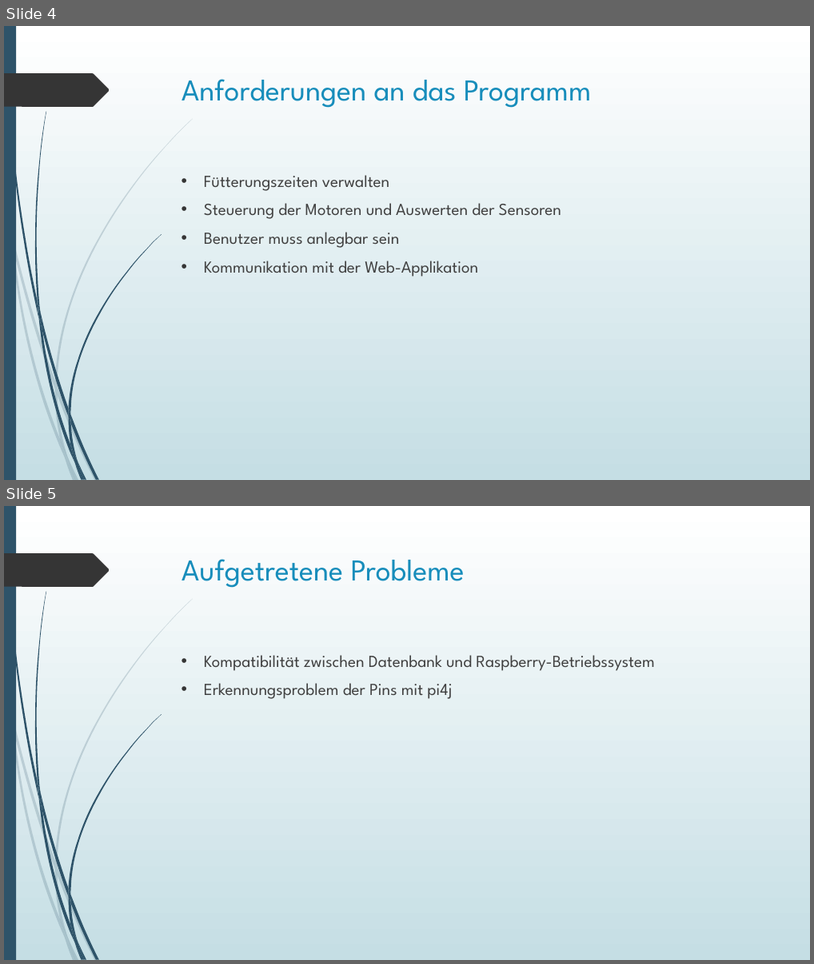
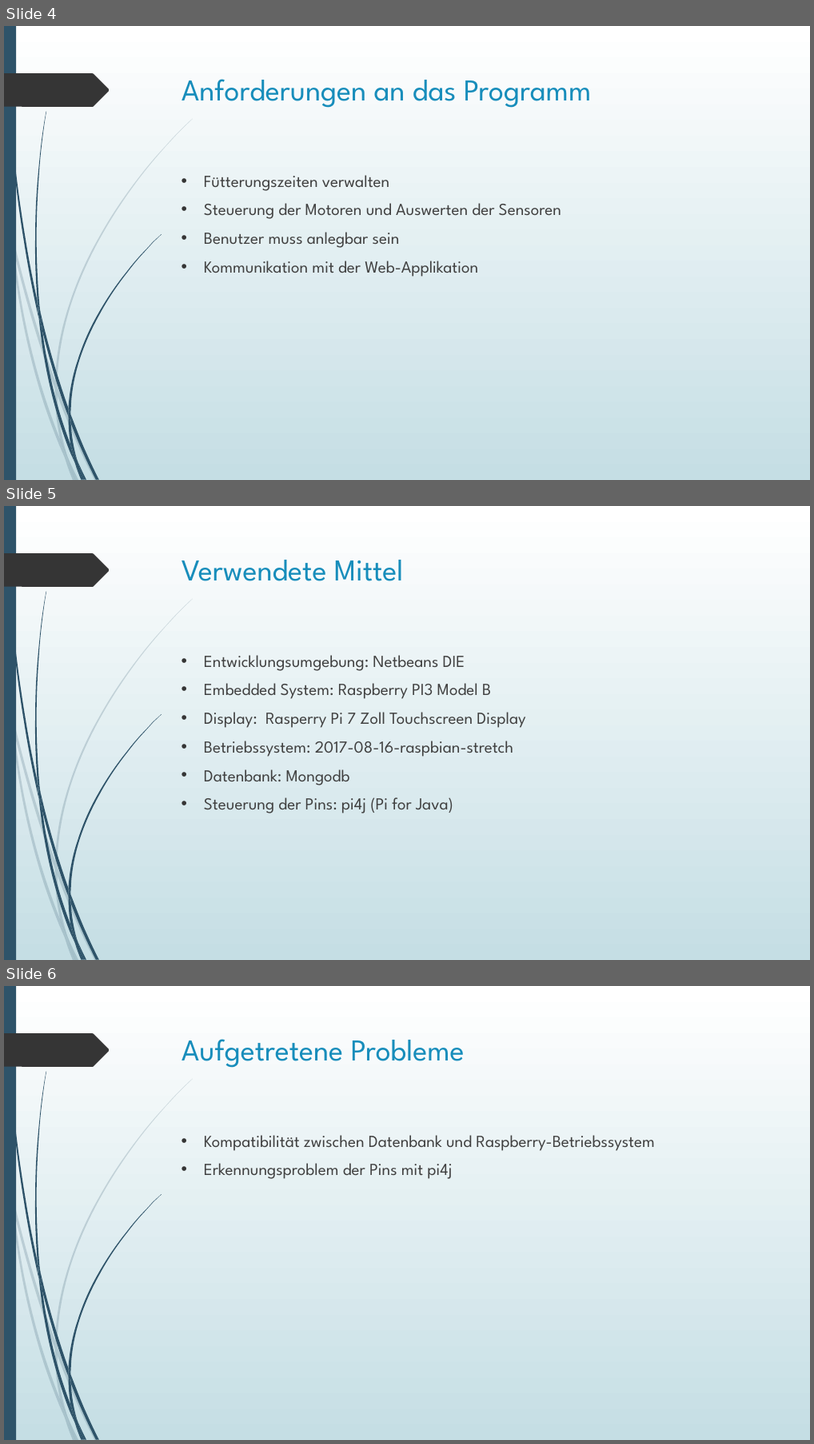
Before and after one commit to Katzenfuetterungsanlage/fuettr_prototype, a slide deck: Diplomarbeit/Powerpoint/Harrer.pptx. Shown one above the other, each under a label of ours: slides 4 and 5 before the commit, slides 4, 5 and 6 after it. The pictures are 814x964 and 814x1444 pixels, drawn with LibreOffice and Linux fonts; fonts in the diff are those of the drawing. Boxes give left, top, right and bottom in pixels: in the first picture for what was removed or moved away, otherwise in the second. Text is boxed around its words. In the diff, an @@ line names an element or a change of style, - is before the commit and + after.

Commit message:
Harrer Text und Präsentation

```diff
--- a/Diplomarbeit/Powerpoint/Harrer.pptx
+++ b/Diplomarbeit/Powerpoint/Harrer.pptx
@@ slide 5 added at <box>4,506,810,960</box>, background gradient #FFFFFF to #C5DEE5; not listed: 24 template elements that a slide beside it also shows @@
@@ title added at <box>182,560,404,581</box>, 36 pt, text #178DBB @@
+Verwendete Mittel
@@ text added at <box>204,655,526,813</box>, 20 pt, text #404040 @@
+• Entwicklungsumgebung: Netbeans DIE
+• Embedded System: Raspberry PI3 Model B
+• Display: Rasperry Pi 7 Zoll Touchscreen Display
+• Betriebssystem: 2017-08-16-raspbian-stretch
+• Datenbank: Mongodb
+• Steuerung der Pins: pi4j (Pi for Java)
@@ what was slide 5 is now slide 6 @@
```
Also in this commit, not shown: 1 slide changed, 2 other files.
